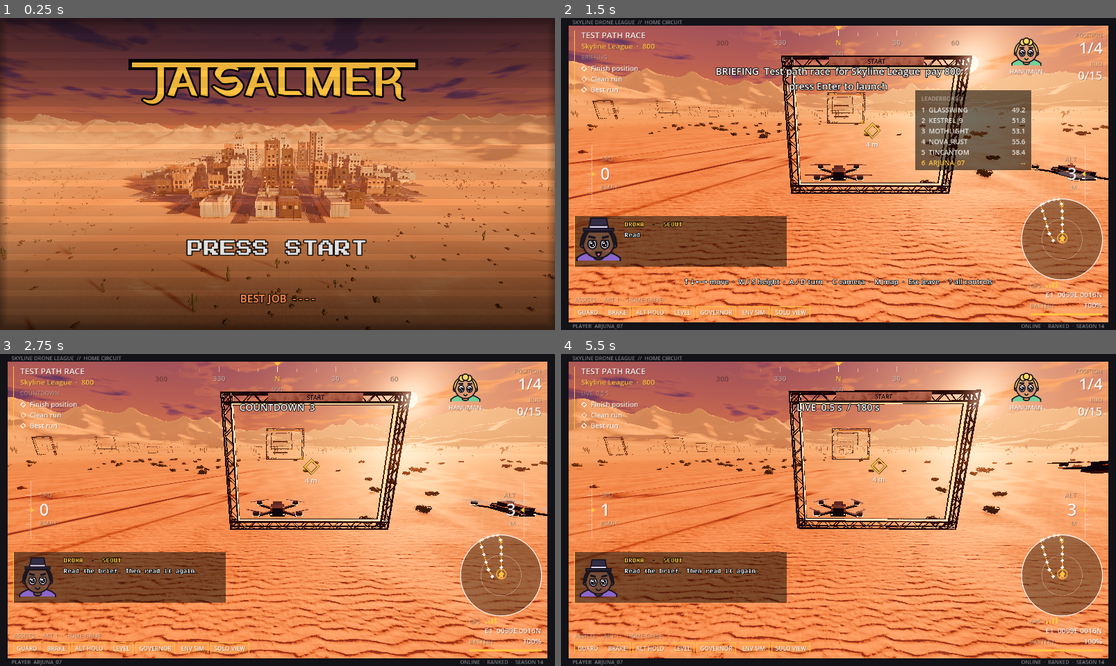
Above: before the commit, frames 1-4 (two rows, left to right).
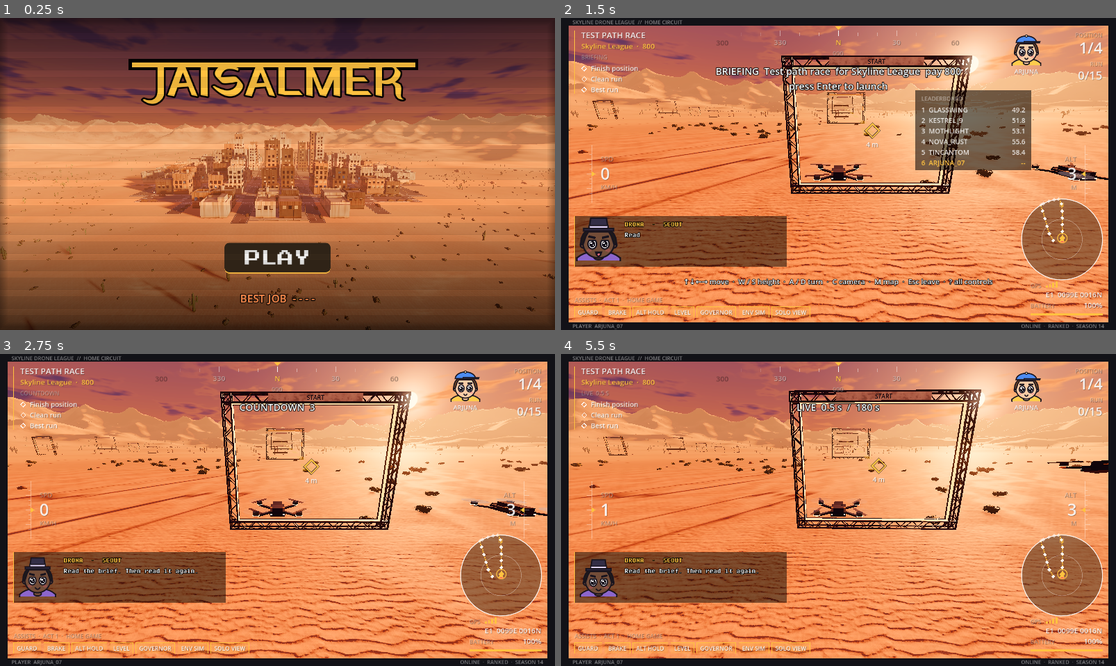
Above: after the commit, the same moments.

Repository: avdrav1/drone-sports
Game: Godot game, scene res://scenes/ui/title.tscn
Same seed, same stepped clock (60 frames per second), same inputs: the game is played once before the commit and once after it. Sound files missing from this copy of the repository are replaced by a short silence.
Inputs (mouse positions are in pixels of both pictures, inside the frame that each line leads up to):
- Up to frame 1 (0.25 s): no input
- Up to frame 2 (1.5 s): tap Enter (ui_accept) at 0.5, 0.77 s; move the mouse to (960, 158) at 0.52 s; hold Right (roll_right) 0.53-1.25 s; hold C (cycle_camera) 0.53-1.25 s; click (960, 158) at 0.67 s; click "FLY" at 1.25 s
- Up to frame 3 (2.75 s): tap Enter (ui_accept) at 2 s; drag from (166, 525) to (249, 572) at 2.02 s
- Up to frame 4 (5.5 s): move the mouse to (894, 441) at 2.77 s; hold Right (roll_right) 2.78-3.5 s; hold F (drop_in) 2.78-3.5 s; click (894, 441) at 2.92 s; drag from (810, 572) to (672, 463) at 3.52 s; move the mouse to (1005, 556) at 4.27 s; hold Left (roll_left) 4.28-5 s; hold G (send_lap) 4.28-5 s; click (1005, 556) at 4.42 s; tap Enter (ui_accept) at 4.52 s; drag from (672, 463) to (755, 432) at 5.02 s

The runs differ from the first frame. In frame 1, 2.5% of the frame differs, in the area x 33-67%, y 70-82%; in frame 2, 0.4%; in frame 3, 0.4%; in frame 4, 4.0%, in the area x 1-99%, y 5-98%.

Commit message:
Fix: PLAY on every launch, and the theme is the whole song
The first title shows only the name and PLAY, silent and still; that press
starts the song and the crawl from the top, and the next opens the board.
The theme was 72 s of the last chorus on a loop; it is now the whole song,
start to finish. The music budget goes from 10 to 16 MB to fit it.

Co-Authored-By: Claude Opus 5.5 <noreply@anthropic.com>

Diff:
--- a/data/music/theme.tres
+++ b/data/music/theme.tres
@@ -17,5 +17,5 @@
 id = &"theme"
 tempo = 160.0
 tonic = 174.72
-bars = 48
+bars = 301
 stems = Array[ExtResource("stem")]([SubResource("stem_1")])
--- a/scripts/ui/title_screen.gd
+++ b/scripts/ui/title_screen.gd
@@ -12,10 +12,10 @@
 # Story 18.5: come from the board, a crew member waves goodbye on the radio.
 # Story 24.1: the logo is the game's name from the project settings.
 # Story 24.6: lettered like Hindi, hanging from a headline bar (TitleMark).
-# On the web a browser keeps the game silent until the player presses
-# something, so the first title shows PLAY where PRESS START goes: that first
-# press starts the theme and the crawl together from the top, and the next one
-# goes in. Desktop plays its music at once and never asks.
+# The first title of a launch shows only the name and PLAY: that first press
+# starts the theme and the crawl together from the top, and the next one goes
+# in, so the menu is two presses away. (A browser keeps the game silent until
+# the player presses something, so on the web it is also what lets music play.)
 
 const BOARD := "res://scenes/ui/job_board.tscn"
 ## Shown for a best score of zero.
@@ -36,8 +36,8 @@
 var skin: FrontSkin
 ## Set by the board as you leave it: the next title says goodbye, once.
 static var wave_goodbye := false
-## The browser has not let the music play yet: the title asks for PLAY first.
-static var needs_play := OS.has_feature("web")
+## Nothing has been pressed this launch: the title waits on PLAY, silent and still.
+static var needs_play := true
 var bark: Bark
 var radio: BarkBox
 
@@ -49,7 +49,8 @@
 	skin = FrontSkin.current()
 	_build()
 	best_label.text = "BEST JOB  " + best_text(Wallet.best_pay)
-	MusicDirector.title()
+	if not needs_play:
+		MusicDirector.title()
 	if wave_goodbye:
 		wave_goodbye = false
 		goodbye()
@@ -86,13 +87,14 @@
 		else:
 			start()
 
-## The first press on the web: the theme from its first bar and the crawl from
-## its first line, now that the browser lets the game make sound.
+## The first press: the theme from its first bar and the crawl from its first line.
 func play() -> void:
 	needs_play = false
 	Music.play(null, 0.0)
 	MusicDirector.title()
 	crawl.restart()
+	crawl.visible = true
+	crawl.process_mode = Node.PROCESS_MODE_INHERIT
 	press_start.visible = true
 	play_button.visible = false
 
@@ -142,6 +144,10 @@
 	crawl.anchor_right = 1.0
 	crawl.anchor_top = 0.3
 	crawl.anchor_bottom = 0.7
+	# Until PLAY the crawl is not there, and does not roll.
+	crawl.visible = not needs_play
+	if needs_play:
+		crawl.process_mode = Node.PROCESS_MODE_DISABLED
 	root.add_child(crawl)
 	press_start = _label("PRESS START", 34, skin.text, 8)
 	press_start.theme_type_variation = &"Display"
--- a/tests/run.gd
+++ b/tests/run.gd
@@ -20,6 +20,9 @@
 func _run() -> void:
 	# Let the root viewport enter the tree before any test adds nodes.
 	await process_frame
+	# Tests open the title already past its PLAY; test_title_screen.gd asks for it.
+	# (Loaded here, not named: the title's script needs the autoloads to compile.)
+	load("res://scripts/ui/title_screen.gd").needs_play = false
 	_install_error_logger()
 	_use_test_save()
 	var passed := 0
--- a/tests/test_intro.gd
+++ b/tests/test_intro.gd
@@ -21,12 +21,14 @@
 	await Sim.process_frames(1)
 
 func test_launch_opens_the_title_and_the_intro_plays_from_the_first_beat() -> bool:
-	# A first launch goes straight to the title and its crawl, not the intro.
+	# A first launch goes straight to the title and its PLAY, not the intro.
 	var ok: bool = ProjectSettings.get_setting("application/run/main_scene") == TITLE \
 		and not StoryFlags.is_set(&"intro_seen")
+	TitleScreen.needs_play = true
 	var t: TitleScreen = await _open(TITLE)
-	ok = ok and t is TitleScreen and t.crawl != null and t.crawl.is_visible_in_tree()
+	ok = ok and t is TitleScreen and t.play_button.visible and t.crawl != null
 	await _close()
+	TitleScreen.needs_play = false
 	CutscenePlayer.replay = true
 	var p: CutscenePlayer = await _open(INTRO)
 	ok = ok and p is CutscenePlayer and p.index == 0 and not p.done and p.camera.current \
--- a/tests/test_music.gd
+++ b/tests/test_music.gd
@@ -4,12 +4,12 @@
 # length in samples; the Music volume saves, reloads and mutes; data/music/
 # stays under budget and every file in it is licensed as generated (since
 # Story 21.1 the title theme's song is the user's own work, and the budget is
-# 10 MB).
+# 16 MB, since the theme became the whole song).
 
 const Sim = preload("res://tests/sim.gd")
 const MUSIC_DIR := "res://data/music"
 const LICENSES := "res://data/audio/LICENSES.md"
-const BUDGET := 10 * 1024 * 1024
+const BUDGET := 16 * 1024 * 1024
 
 ## Two stems of silence, one quieter, for tests that need more than one.
 func _score(id: StringName) -> Score:
--- a/tests/test_song_scores.gd
+++ b/tests/test_song_scores.gd
@@ -9,7 +9,8 @@
 const MANIFEST := "res://data/music/manifest.json"
 const MUSIC_DIR := "res://data/music"
 const LICENSES := "res://data/audio/LICENSES.md"
-const BUDGET := 10 * 1024 * 1024
+## 16 MB since the theme became the whole song (it was 10).
+const BUDGET := 16 * 1024 * 1024
 const ACTS := 5
 
 func _json(path: String) -> Dictionary:
@@ -81,7 +82,7 @@
 		last = sc.stems.size() if sc else 0
 	return ok
 
-func test_music_is_under_ten_megabytes() -> bool:
+func test_music_is_under_budget() -> bool:
 	var total := 0
 	for f in DirAccess.open(MUSIC_DIR).get_files():
 		if f.get_extension() != "import":
--- a/tests/test_song_theme.gd
+++ b/tests/test_song_theme.gd
@@ -1,19 +1,19 @@
 extends RefCounted
-# Story 21.1: the song as the theme. data/music/theme.tres is one stem, a
-# stretch of the user's own song cut on bar lines, that loops with no gap or
-# click (checked on the decoded samples either side of the loop point). It
+# Story 21.1: the song as the theme. data/music/theme.tres is one stem, the
+# user's own song cut on bar lines. It is the whole song, start to finish (at
+# first it was 72 s of the last chorus, which sounded like the end on repeat),
+# and loops back to its top without a click (checked on the decoded samples
+# either side of the loop point). It
 # plays from the title, through the intro, to the board in every act a team
 # can be in; a job still plays its act's score. 17.13's generated stems are
-# gone, data/music/ stays under 10 MB, and the song is listed as own work.
+# gone, data/music/ stays under 16 MB, and the song is listed as own work.
 
 const Sim = preload("res://tests/sim.gd")
 const TITLE := "res://scenes/ui/title.tscn"
 const BOARD := "res://scenes/ui/job_board.tscn"
 const MUSIC_DIR := "res://data/music"
 const LICENSES := "res://data/audio/LICENSES.md"
-const BUDGET := 10 * 1024 * 1024
-## Samples looked at on each side of the loop point.
-const NEAR := 1024
+const BUDGET := 16 * 1024 * 1024
 ## No team or none (Act 1), then a team for each of Acts 2, 3 and 4.
 const TEAMS := [&"", &"skyline_juniors", &"city_rescue_air", &"deadweight"]
 
@@ -59,30 +59,22 @@
 		sum += v * v
 	return linear_to_db(sqrt(sum / count))
 
-## The jump from the last sample to the first is no bigger than the steps the
-## song itself takes either side of the loop point (its 99th percentile), and
-## neither side is silent: no click and no gap. Both the song and its muffled copy.
-func test_loop_point_has_no_click_or_gap() -> bool:
-	var ok := true
+## The whole song: 301 bars of 1.5 s, heard through the middle. At the loop
+## point the song has ended and not yet begun, so the jump from the last sample
+## to the first is tiny: no click. Both the song and its muffled copy.
+func test_the_whole_song_loops_without_a_click() -> bool:
+	var ok: bool = absf(_song().stream.get_length() - 451.5) < 0.05
 	for path in [MUSIC_DIR + "/theme_song.ogg", MUSIC_DIR + "/theme_song_muffled.ogg"]:
 		var bytes := _decode(path)
 		var n := bytes.size() / 4
-		if n < NEAR * 4:
+		if absi(n - 451.5 * 44100) > 2048:
+			print("        %s: %d samples, not the whole song" % [path, n])
 			return false
 		for ch in 2:
-			var at := func(i: int) -> int: return bytes.decode_s16((i * 2 + ch) * 2)
-			var steps: Array[int] = []
-			for i in range(n - NEAR, n):
-				steps.append(absi(at.call(i) - at.call(i - 1)))
-			for i in range(1, NEAR):
-				steps.append(absi(at.call(i) - at.call(i - 1)))
-			steps.sort()
-			var jump := absi(at.call(0) - at.call(n - 1))
-			var limit: int = steps[int(steps.size() * 0.99)]
-			var tail := _rms_db(bytes, ch, n - 2205, 2205)
-			var head := _rms_db(bytes, ch, 0, 2205)
-			if jump > limit or tail < -40.0 or head < -40.0:
-				print("        %s ch %d: jump %d (limit %d), last 50 ms %.1f dB, first %.1f dB" % [path, ch, jump, limit, tail, head])
+			var jump := absi(bytes.decode_s16(ch * 2) - bytes.decode_s16(((n - 1) * 2 + ch) * 2))
+			var middle := _rms_db(bytes, ch, n / 2, 44100)
+			if jump > 64 or middle < -30.0:
+				print("        %s ch %d: jump %d, middle %.1f dB" % [path, ch, jump, middle])
 				ok = false
 	return ok
 
@@ -135,7 +127,7 @@
 	var m: Dictionary = JSON.parse_string(FileAccess.get_file_as_string(MUSIC_DIR + "/manifest.json"))
 	return ok and m.scores.theme.stems == ["song"]
 
-func test_music_folder_stays_under_ten_mb() -> bool:
+func test_music_folder_stays_under_budget() -> bool:
 	var total := 0
 	for f in DirAccess.open(MUSIC_DIR).get_files():
 		if f.get_extension() != "import":
--- a/tests/test_title_screen.gd
+++ b/tests/test_title_screen.gd
@@ -3,8 +3,9 @@
 # the board; any key, click, or pad button opens the board, with pilot select
 # first on a new game; the best score is the save's best single payout; the
 # backdrop loads and its camera orbits; Esc on the board comes back.
-# On the web the first press is PLAY: it starts the theme and the crawl, and
-# only the next press opens the board.
+# The first title of a launch waits on PLAY, silent and still: that press
+# starts the theme and the crawl, and only the next one opens the board.
+# (Every other test starts past it: tests/run.gd clears needs_play.)
 
 const Sim = preload("res://tests/sim.gd")
 const INTRO := "res://scenes/story/intro.tscn"
@@ -134,21 +135,28 @@
 	await _close()
 	return ok
 
-func test_on_the_web_the_first_press_plays_and_the_next_goes_in() -> bool:
+func test_the_first_press_plays_and_the_next_goes_in() -> bool:
 	TitleScreen.needs_play = true
+	_stop_music()
 	var t: TitleScreen = await _open(TITLE)
-	var ok: bool = t.play_button.visible and not t.press_start.visible
-	t.crawl.scroll = 500.0
+	# Only the name and PLAY: no music, and the crawl neither shown nor rolling.
+	var still := t.crawl.scroll
+	await Sim.process_frames(10)
+	var ok: bool = t.play_button.visible and not t.press_start.visible and Music.score == null \
+		and not t.crawl.visible and t.crawl.scroll == still
 	t._age = t.start_grace
 	var key := InputEventKey.new()
 	key.physical_keycode = KEY_ENTER
 	key.pressed = true
 	t.get_viewport().push_input(key)
 	await Sim.process_frames(3)
-	# Still the title, now with music, the crawl from its top, and PRESS START.
+	# Still the title, now with the song, the crawl rolling from its top, and PRESS START.
 	ok = ok and Sim.tree().current_scene == t and not t.started and not TitleScreen.needs_play \
-		and Music.score == load(MusicDirector.THEME_PATH) and not Music.players.is_empty() \
-		and t.crawl.scroll < 0.0 and t.press_start.visible and not t.play_button.visible
+		and Music.score == load(MusicDirector.THEME_PATH) and Music.players[&"song"].playing \
+		and t.crawl.visible and t.crawl.scroll < 0.0 and t.press_start.visible and not t.play_button.visible
+	still = t.crawl.scroll
+	await Sim.process_frames(10)
+	ok = ok and t.crawl.scroll > still
 	key = key.duplicate()
 	t.get_viewport().push_input(key)
 	await Sim.process_frames(3)
@@ -156,6 +164,11 @@
 	await _close()
 	# Back from the board, the title does not ask again.
 	t = await _open(TITLE)
-	ok = ok and not t.play_button.visible and t.press_start.visible
+	ok = ok and not t.play_button.visible and t.press_start.visible and t.crawl.visible
 	await _close()
+	_stop_music()
 	return ok
+
+func _stop_music() -> void:
+	Music.play(null, 0.0)
+	Music.clear_log()
Not shown, changed: data/music/manifest.json
Not shown, changed: data/music/theme_song.ogg
Not shown, changed: data/music/theme_song_muffled.ogg
Not shown, changed: tools/music/generate.py
